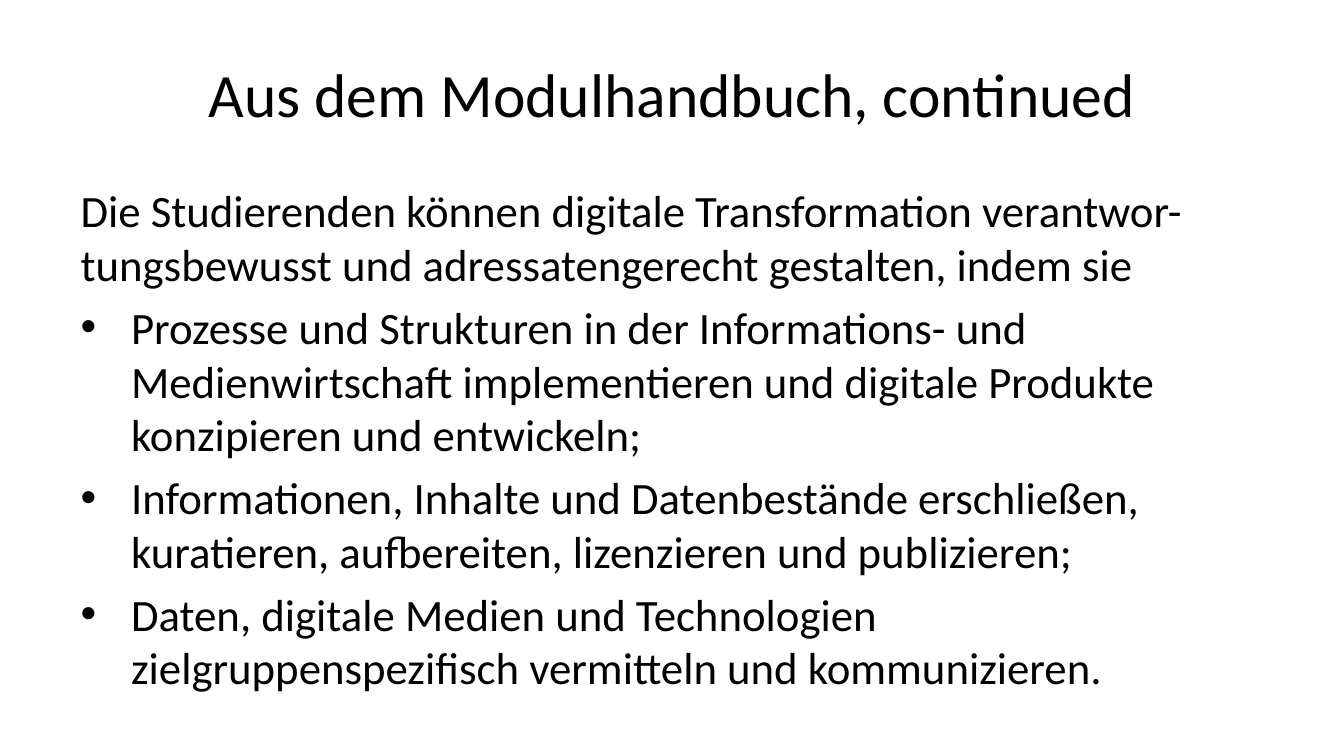
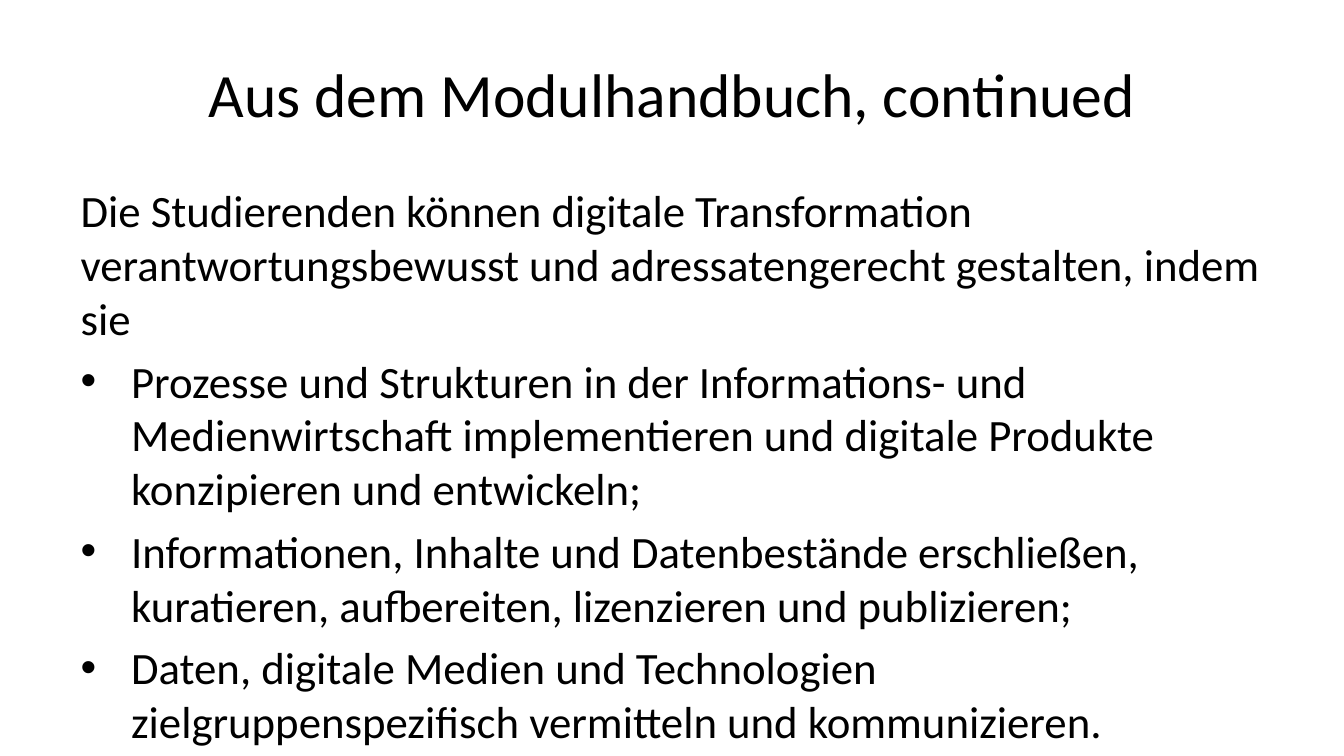
Before and after one commit to daswesen/digitale-inhalte, a slide deck: slide 4 of gdi.pptx. Drawn at 1344x756 pixels with LibreOffice and Linux fonts; fonts in the diff are those of the drawing. Boxes give left, top, right and bottom in pixels: in the first picture for what was removed or moved away, otherwise in the second. Text is boxed around its words. In the diff, an @@ line names an element or a change of style, - is before the commit and + after.

```diff
--- a/gdi.pptx
+++ b/gdi.pptx
@@ text at box(81, 196, 1259, 336): text changed @@
-Die Studierenden können digitale Transformation verantwor- tungsbewusst und adressatengerecht gestalten, indem sie
+Die Studierenden können digitale Transformation verantwortungsbewusst und adressatengerecht gestalten, indem sie
```
Also in this commit, not shown: 8 other slides changed, 4 slides added, 4 slides removed, 2 other files.
